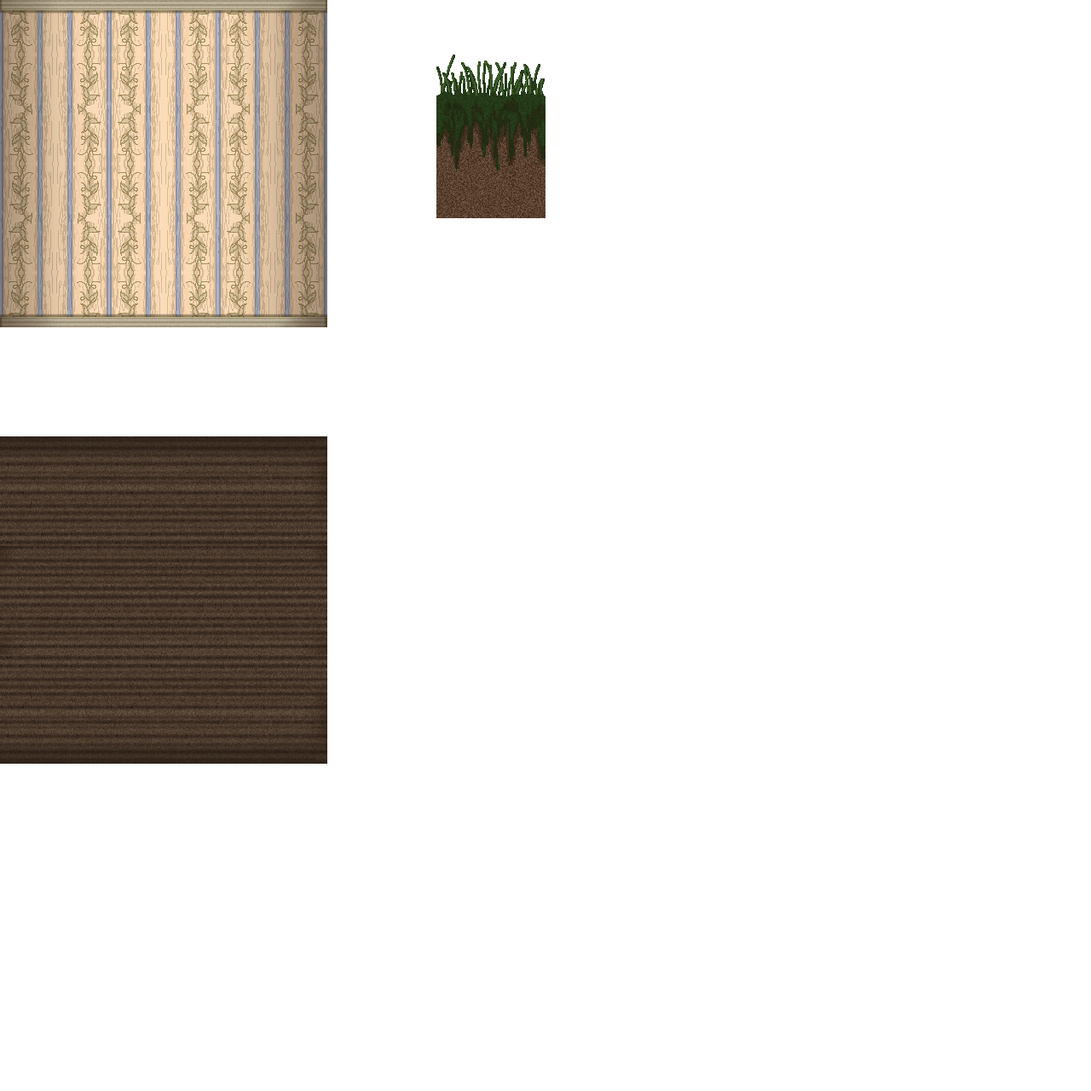
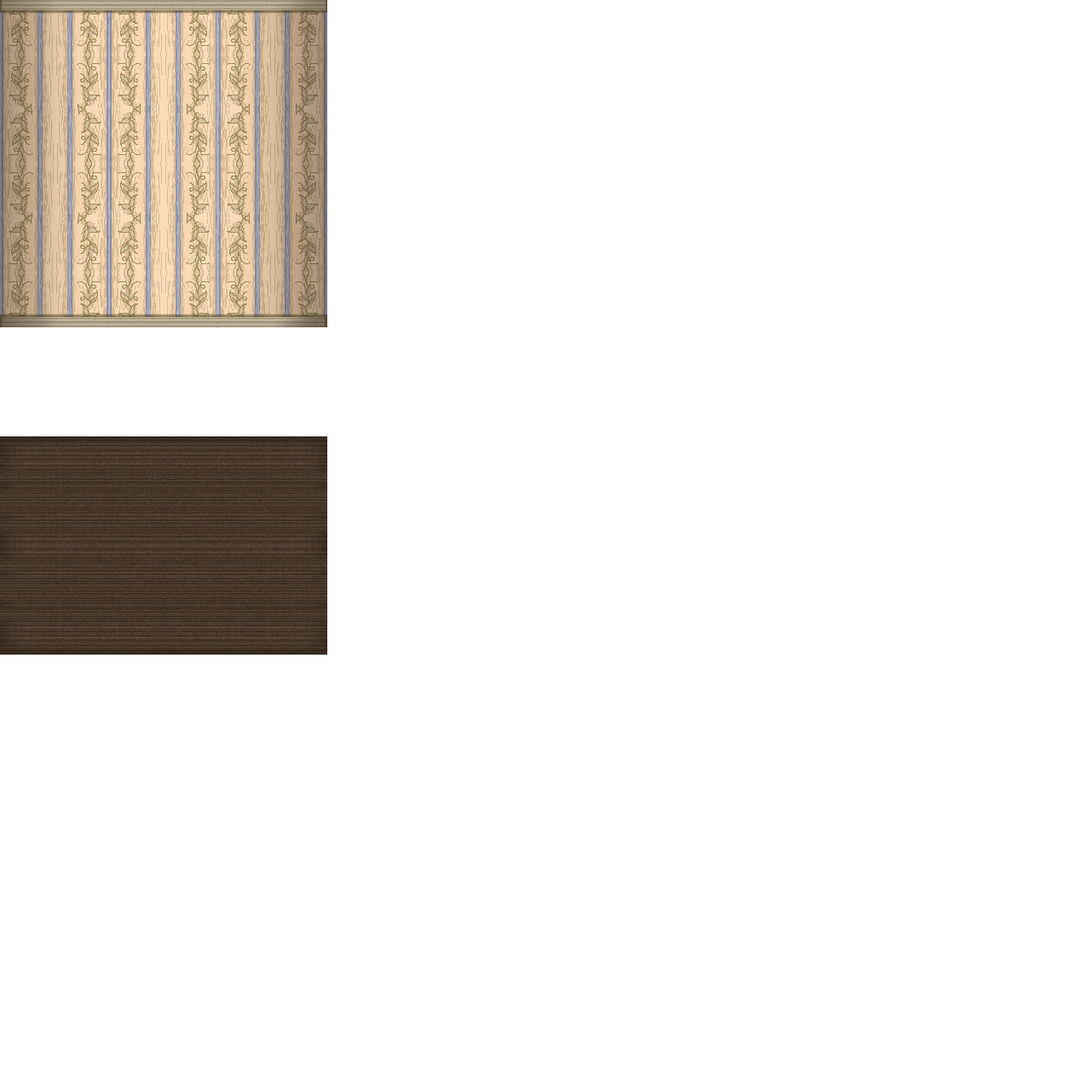
Comparing the layer stacks of the two 1091 x 1091 images. Changes:
removed group "Grass" (8 layers) from group "TileMap" over (436, 54, 546, 219)
removed layer "Taso 21 kopio 2" (was darken, 46%) from group "Grass" over (436, 96, 546, 160)
removed layer "Taso 20 kopio 5" from group "Grass" over (436, 96, 546, 158)
removed layer "Taso 21 kopio" (was darken, 46%) from group "Grass" over (436, 109, 546, 173)
removed layer "Taso 20 kopio 4" from group "Grass" over (436, 109, 546, 171)
removed layer "Taso 19" from group "Grass" over (436, 54, 546, 107)
removed layer "Taso 19 kopio" from group "Grass" over (436, 109, 546, 219)
painted on "Taso 15 kopio" over (0, 436, 106, 462)
removed layer "Taso 16 kopio 3" from group "Floor" over (109, 654, 219, 765)
removed layer "Taso 16 kopio 2" from group "Floor" over (0, 654, 110, 765)
removed layer "Taso 17 kopio" from group "Floor" over (218, 654, 328, 765)
removed layer "Taso 16 kopio" from group "Floor" over (109, 436, 219, 546)
renamed "Taso 16" to "Taso 16 kopio 12", painted on it over (0, 436, 164, 655)
renamed "Taso 17" to "Taso 16 kopio 11", painted on it over (163, 436, 328, 655)
removed layer "Taso 18 kopio" from group "Floor" over (0, 545, 110, 655)
removed layer "Taso 18 kopio 3" from group "Floor" over (163, 545, 219, 655)
removed layer "Taso 18 kopio 2" from group "Floor" over (109, 545, 164, 655)
removed layer "Taso 18" from group "Floor" over (218, 545, 328, 655)
